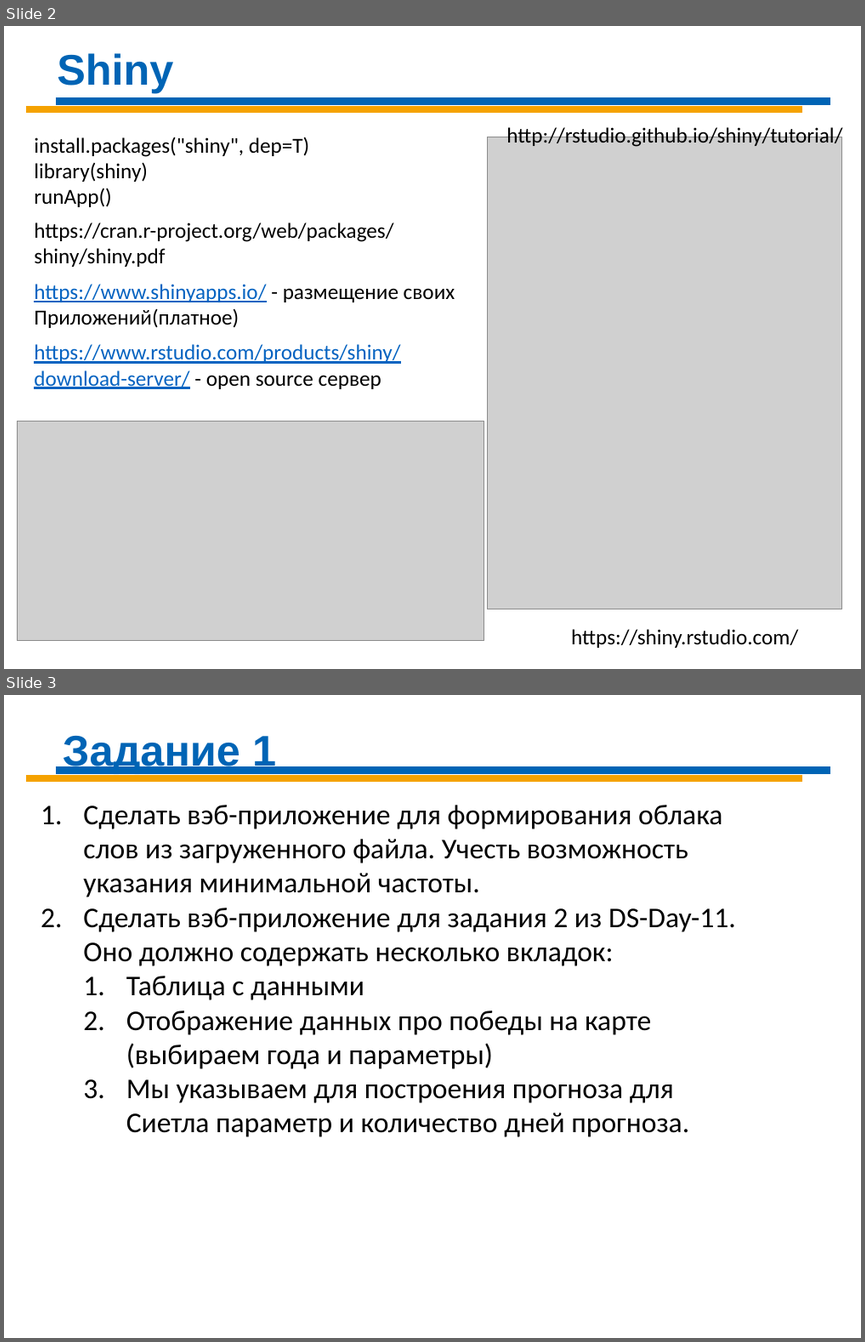
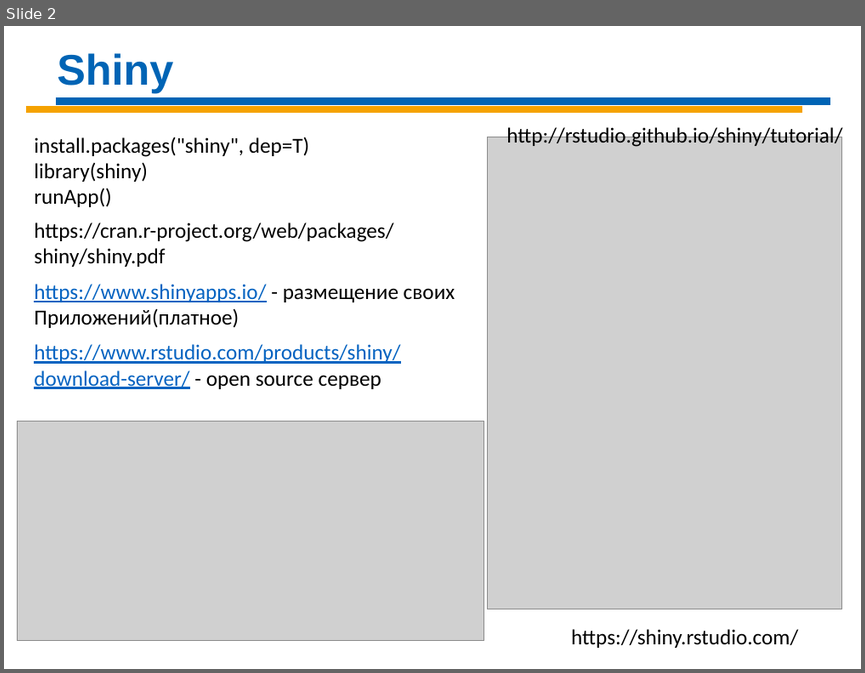
Before and after one commit to Demolis/Infopulse, a slide deck: DS_Sat_2020/DS-Day-10 R.pptx. Shown one above the other, each under a label of ours: slides 2 and 3 before the commit, slide 2 after it. The pictures are 865x1342 and 865x673 pixels, drawn with LibreOffice and Linux fonts; fonts in the diff are those of the drawing; grey boxes stand for pictures. Boxes give left, top, right and bottom in pixels: in the first picture for what was removed or moved away, otherwise in the second. Text is boxed around its words. In the diff, an @@ line names an element or a change of style, - is before the commit and + after.

```diff
--- a/DS_Sat_2020/DS-Day-10 R.pptx
+++ b/DS_Sat_2020/DS-Day-10 R.pptx
@@ slide 3 removed at <box>4,695,861,1338</box>, background #FFFFFF @@
@@ text removed at <box>63,736,276,773</box> @@
-Задание 1
@@ line removed from (55, 771) to (830, 771) @@
@@ line removed from (25, 778) to (802, 778) @@
@@ text removed at <box>83,805,736,1137</box> @@
-1. Сделать вэб-приложение для формирования облака слов из загруженного файла. Учесть возможность указания минимальной частоты.
-2. Сделать вэб-приложение для задания 2 из DS-Day-11. Оно должно содержать несколько вкладок:
-  1. Таблица с данными
-  2. Отображение данных про победы на карте (выбираем года и параметры)
-  3. Мы указываем для построения прогноза для Сиетла параметр и количество дней прогноза.
```
Also in this commit, not shown: 1 slide changed, 1 slide added.
